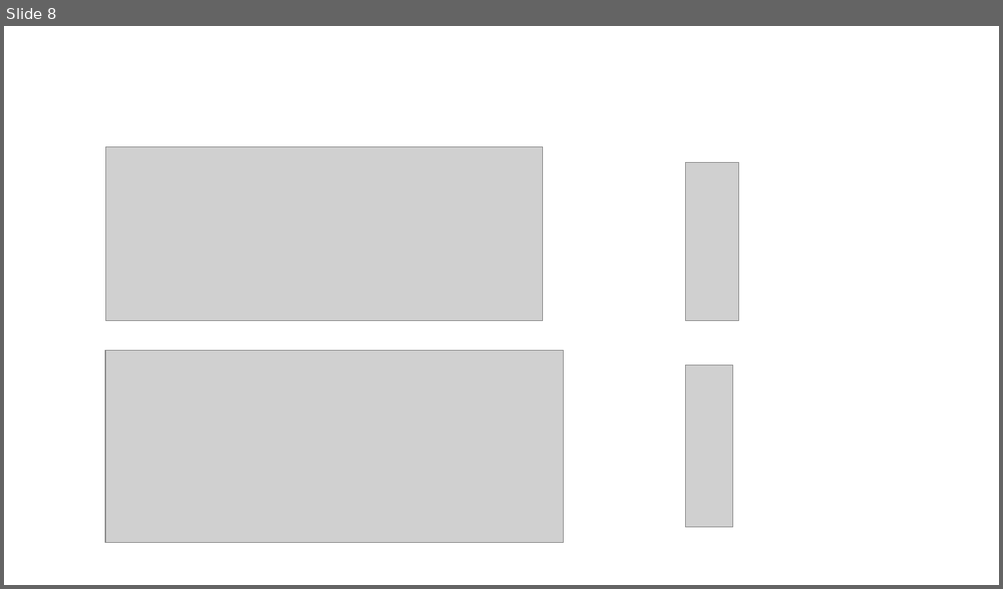
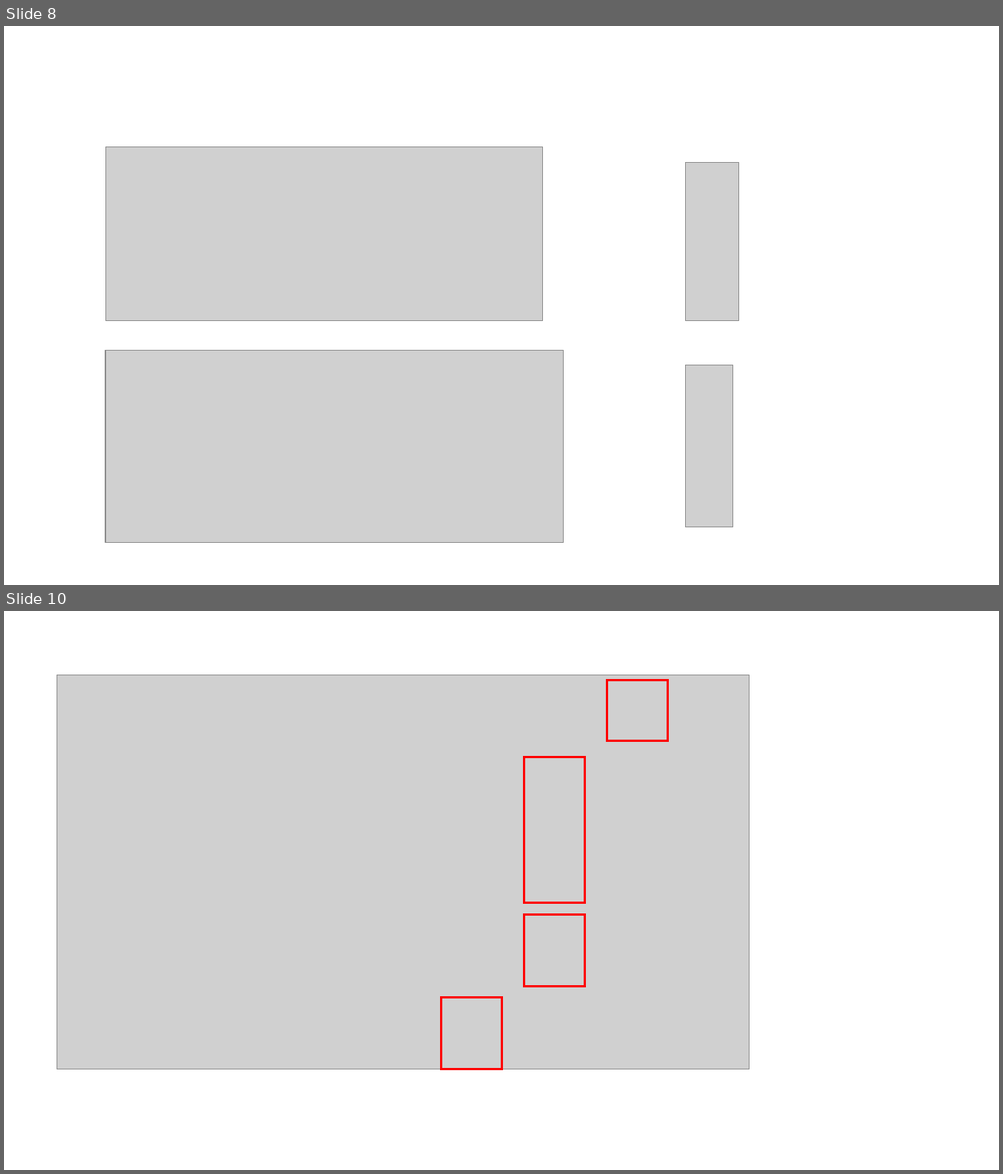
Before and after one commit to dhslrl321/TIL, a slide deck: Algorithm-이론/알고리즘 이론 학습 자료.pptx. Shown one above the other, each under a label of ours: slide 8 before the commit, slides 8 and 10 after it; the slides between them are not shown. The pictures are 1003x589 and 1003x1174 pixels, drawn with LibreOffice and Linux fonts; fonts in the diff are those of the drawing; grey boxes stand for pictures. Boxes give left, top, right and bottom in pixels: in the first picture for what was removed or moved away, otherwise in the second. Text is boxed around its words. In the diff, an @@ line names an element or a change of style, - is before the commit and + after.

```diff
--- a/Algorithm-이론/알고리즘 이론 학습 자료.pptx
+++ b/Algorithm-이론/알고리즘 이론 학습 자료.pptx
@@ slide 10 added at [4, 611, 999, 1170], background #FFFFFF @@
@@ picture added at [57, 675, 749, 1070] @@
@@ rectangle added at [607, 681, 667, 741], outline #FF0000 2.25 pt @@
@@ rectangle added at [524, 758, 584, 903], outline #FF0000 2.25 pt @@
@@ rectangle added at [524, 914, 584, 986], outline #FF0000 2.25 pt @@
@@ rectangle added at [441, 998, 502, 1070], outline #FF0000 2.25 pt @@
```
Also in this commit, not shown: 5 other slides added, 6 slides removed.
